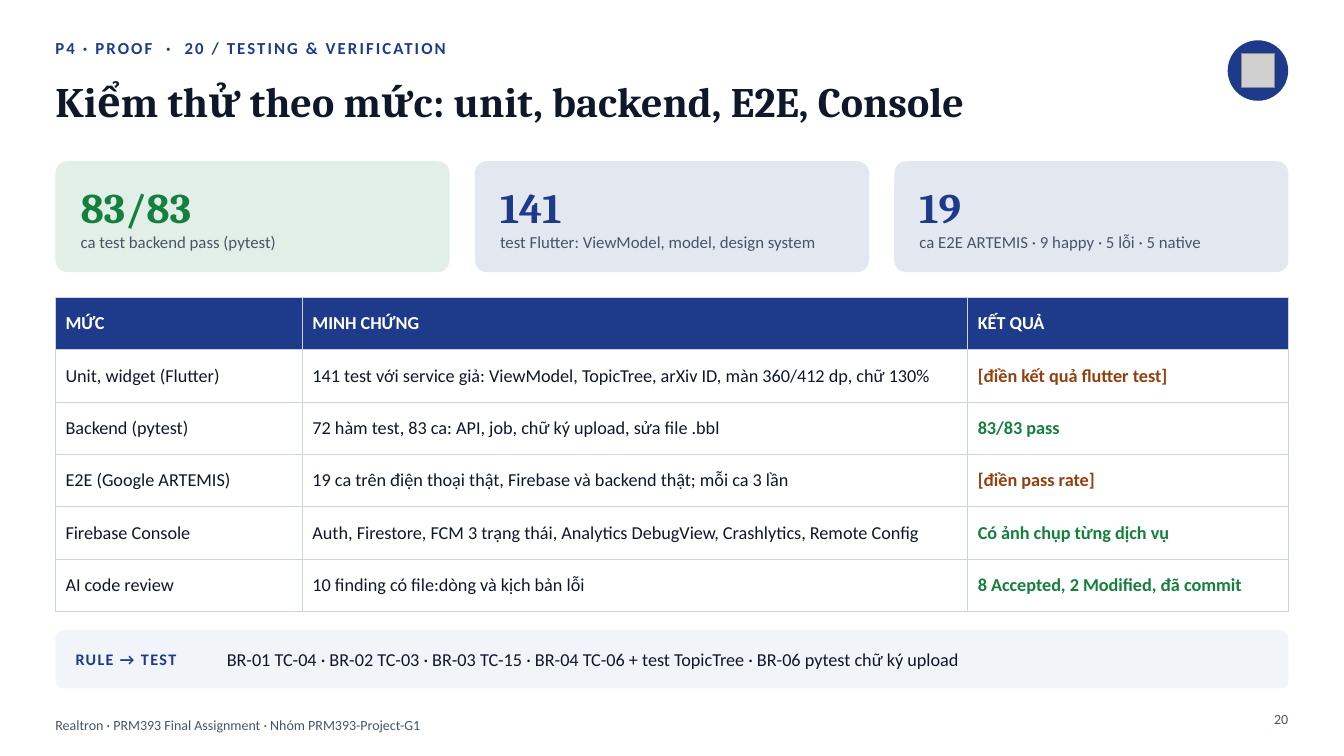
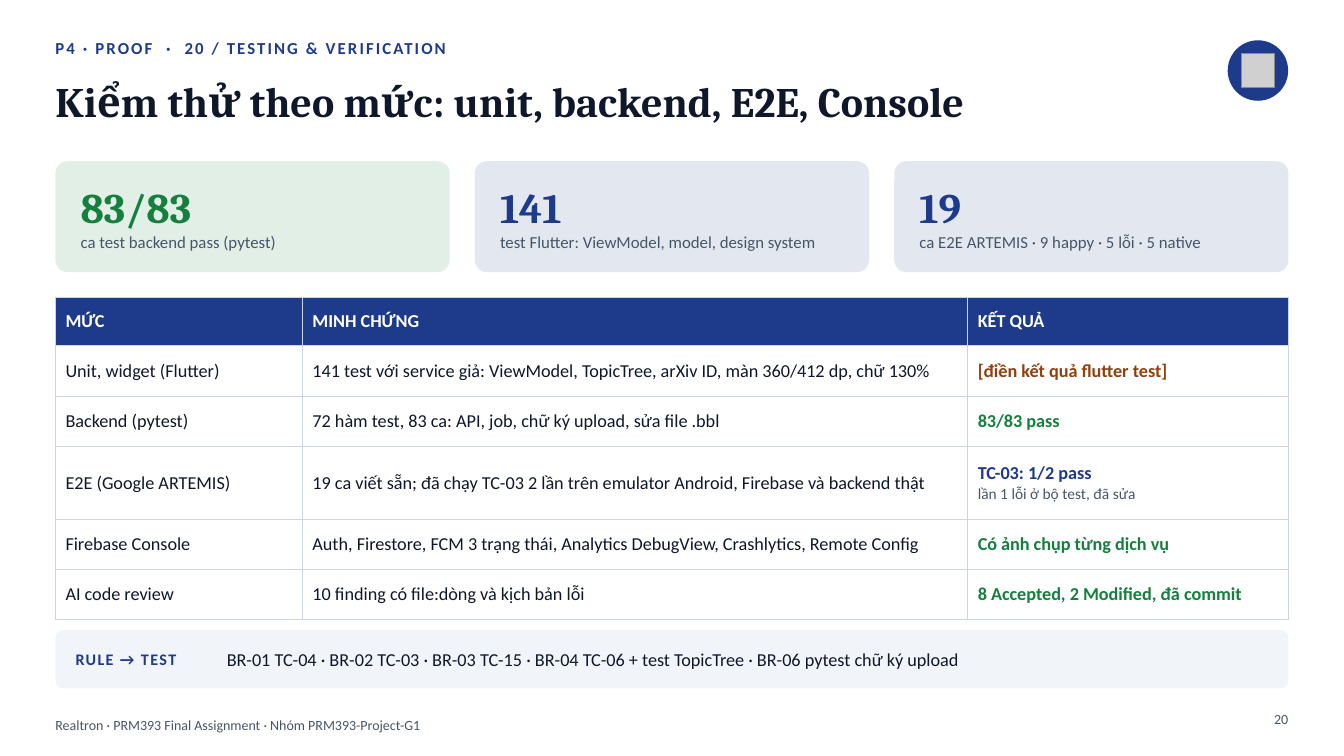
Before and after one commit to PRM393-Project-G1/Lab3, a slide deck: slide 20 of slides/Final_G1_slides.pptx. Drawn at 1344x756 pixels with LibreOffice and Linux fonts; fonts in the diff are those of the drawing; grey boxes stand for pictures. Boxes give left, top, right and bottom in pixels: in the first picture for what was removed or moved away, otherwise in the second. Text is boxed around its words. In the diff, an @@ line names an element or a change of style, - is before the commit and + after.

```diff
--- a/slides/Final_G1_slides.pptx
+++ b/slides/Final_G1_slides.pptx
@@ table at (55,297,1289,620) @@
-row 4, column 2: 19 ca trên điện thoại thật, Firebase và backend thật; mỗi ca 3 lần
+row 4, column 2: 19 ca viết sẵn; đã chạy TC-03 2 lần trên emulator Android, Firebase và backend thật
-row 4, column 3: [điền pass rate]
+row 4, column 3: TC-03: 1/2 pass / lần 1 lỗi ở bộ test, đã sửa
```
Also in this commit, not shown: 9 other slides changed, 9 other files.
